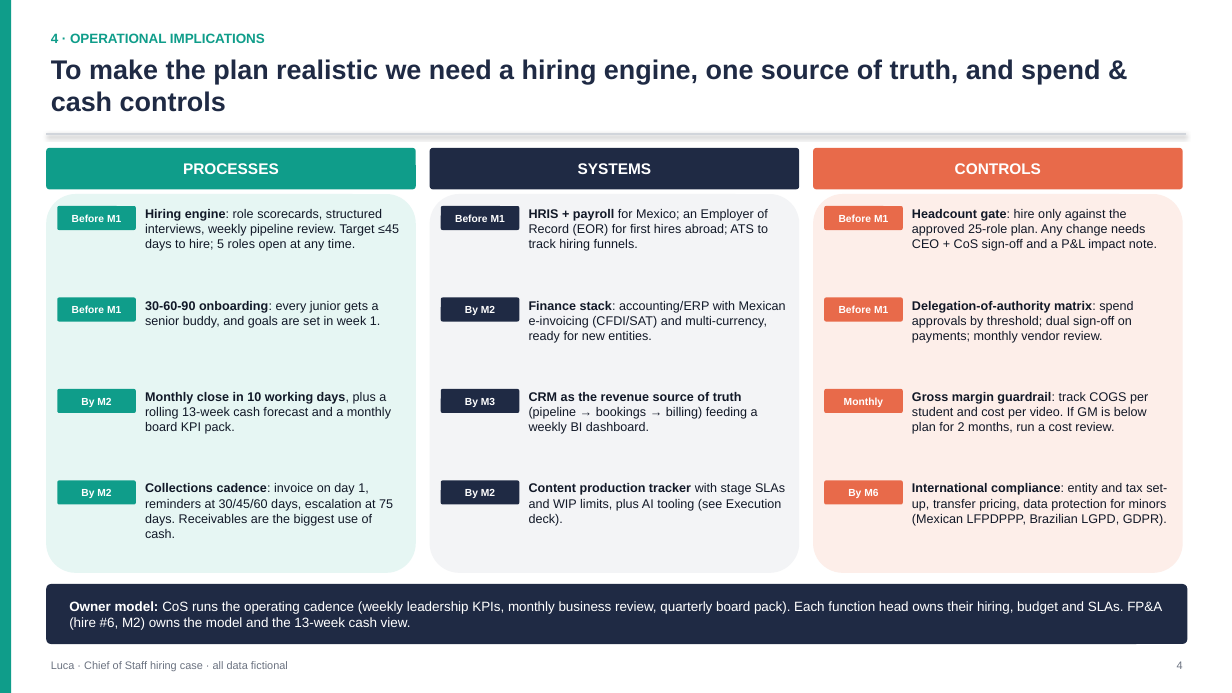
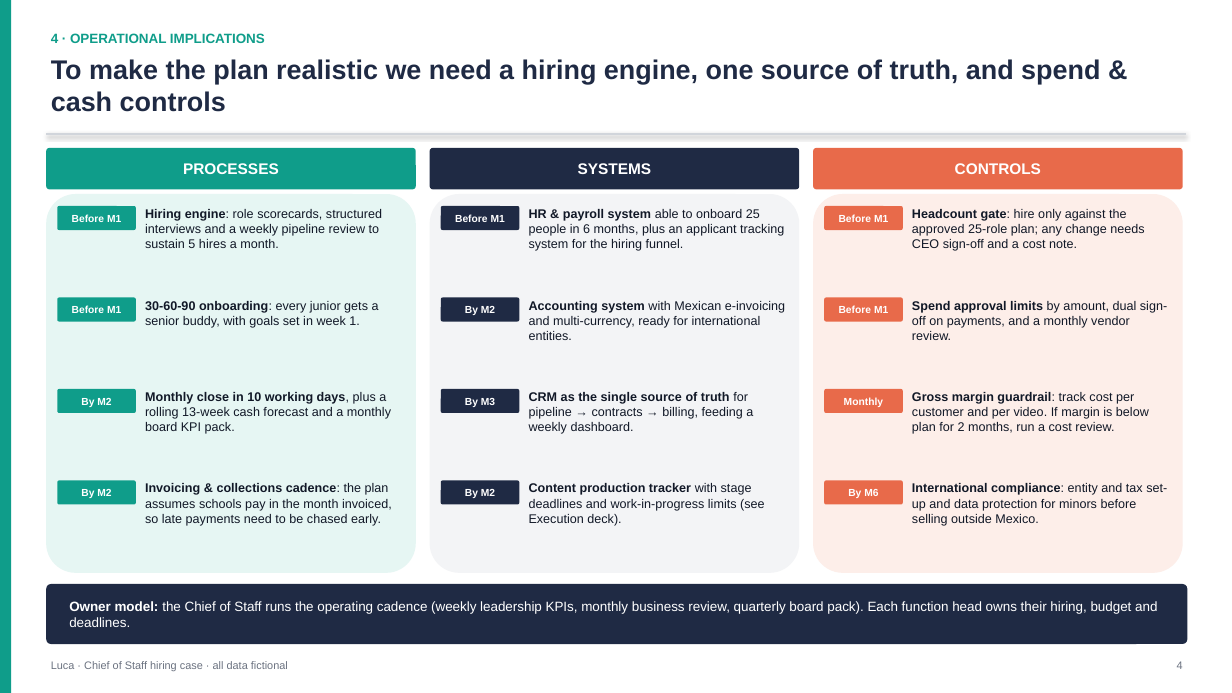
Before and after one commit to JoaoTavarees/Dashboard, a slide deck: slide 4 of luca_chief_of_staff_case/deliverables/Luca_Step2_Financial_Operations_Summary.pptx. Drawn at 1232x693 pixels with LibreOffice and Linux fonts; fonts in the diff are those of the drawing. Boxes give left, top, right and bottom in pixels: in the first picture for what was removed or moved away, otherwise in the second. Text is boxed around its words. In the diff, an @@ line names an element or a change of style, - is before the commit and + after.

```diff
--- a/luca_chief_of_staff_case/deliverables/Luca_Step2_Financial_Operations_Summary.pptx
+++ b/luca_chief_of_staff_case/deliverables/Luca_Step2_Financial_Operations_Summary.pptx
@@ text at box(145, 209, 382, 248): text changed @@
-Hiring engine: role scorecards, structured interviews, weekly pipeline review. Target ≤45 days to hire; 5 roles open at any time.
+Hiring engine: role scorecards, structured interviews and a weekly pipeline review to sustain 5 hires a month.
@@ text at box(529, 209, 784, 251): text changed @@
-HRIS + payroll for Mexico; an Employer of Record (EOR) for first hires abroad; ATS to track hiring funnels.
+HR & payroll system able to onboard 25 people in 6 months, plus an applicant tracking system for the hiring funnel.
@@ text at box(912, 209, 1144, 251): text changed @@
-Headcount gate: hire only against the approved 25-role plan. Any change needs CEO + CoS sign-off and a P&L impact note.
+Headcount gate: hire only against the approved 25-role plan; any change needs CEO sign-off and a cost note.
@@ text at box(145, 301, 379, 328): text changed @@
-30-60-90 onboarding: every junior gets a senior buddy, and goals are set in week 1.
+30-60-90 onboarding: every junior gets a senior buddy, with goals set in week 1.
@@ text at box(529, 301, 785, 340): text changed @@
-Finance stack: accounting/ERP with Mexican e-invoicing (CFDI/SAT) and multi-currency, ready for new entities.
+Accounting system with Mexican e-invoicing and multi-currency, ready for international entities.
@@ text at box(912, 301, 1167, 340): text changed @@
-Delegation-of-authority matrix: spend approvals by threshold; dual sign-off on payments; monthly vendor review.
+Spend approval limits by amount, dual sign-off on payments, and a monthly vendor review.
@@ text at box(529, 392, 753, 434): text changed @@
-CRM as the revenue source of truth (pipeline → bookings → billing) feeding a weekly BI dashboard.
+CRM as the single source of truth for pipeline → contracts → billing, feeding a weekly dashboard.
@@ text at box(912, 392, 1149, 434): text changed @@
-Gross margin guardrail: track COGS per student and cost per video. If GM is below plan for 2 months, run a cost review.
+Gross margin guardrail: track cost per customer and per video. If margin is below plan for 2 months, run a cost review.
@@ text at box(145, 483, 392, 526): text changed @@
-Collections cadence: invoice on day 1, reminders at 30/45/60 days, escalation at 75 days. Receivables are the biggest use of cash.
+Invoicing & collections cadence: the plan assumes schools pay in the month invoiced, so late payments need to be chased early.
@@ text at box(529, 483, 765, 526): text changed @@
-Content production tracker with stage SLAs and WIP limits, plus AI tooling (see Execution deck).
+Content production tracker with stage deadlines and work-in-progress limits (see Execution deck).
@@ text at box(912, 483, 1167, 526): text changed @@
-International compliance: entity and tax set-up, transfer pricing, data protection for minors (Mexican LFPDPPP, Brazilian LGPD, GDPR).
+International compliance: entity and tax set-up and data protection for minors before selling outside Mexico.
@@ text at box(69, 601, 1157, 627): text changed @@
-Owner model: CoS runs the operating cadence (weekly leadership KPIs, monthly business review, quarterly board pack). Each function head owns their hiring, budget and SLAs. FP&A (hire #6, M2) owns the model and the 13-week cash view.
+Owner model: the Chief of Staff runs the operating cadence (weekly leadership KPIs, monthly business review, quarterly board pack). Each function head owns their hiring, budget and deadlines.
```
Also in this commit, not shown: 4 other slides changed, 10 other files.
